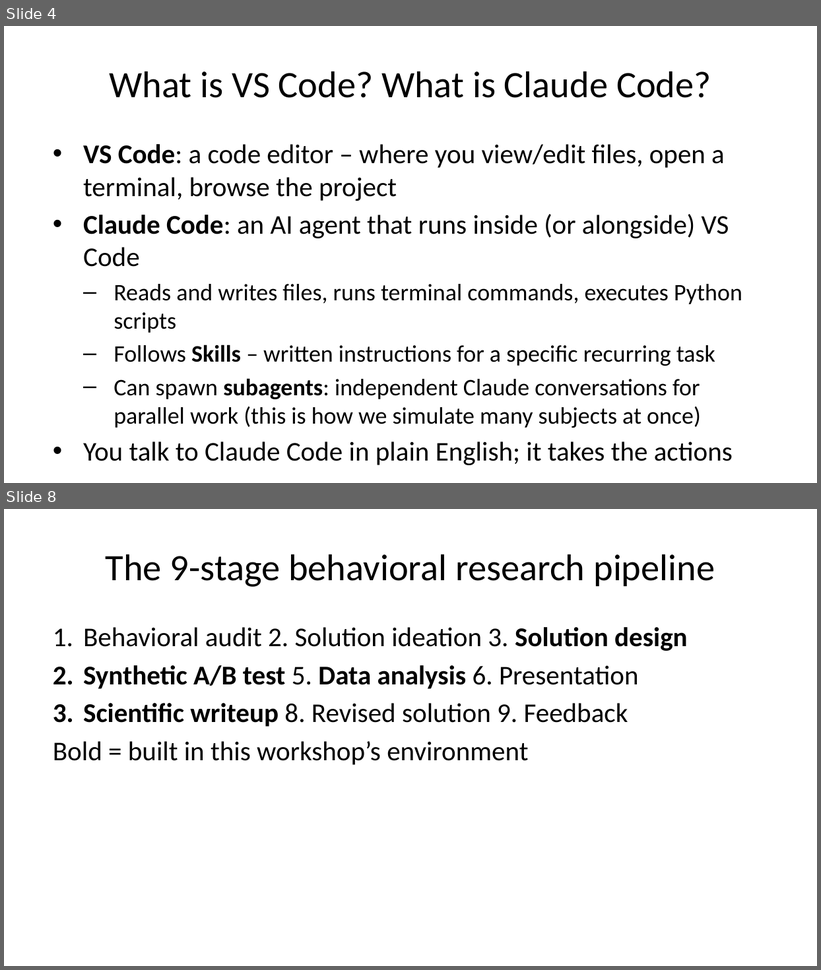
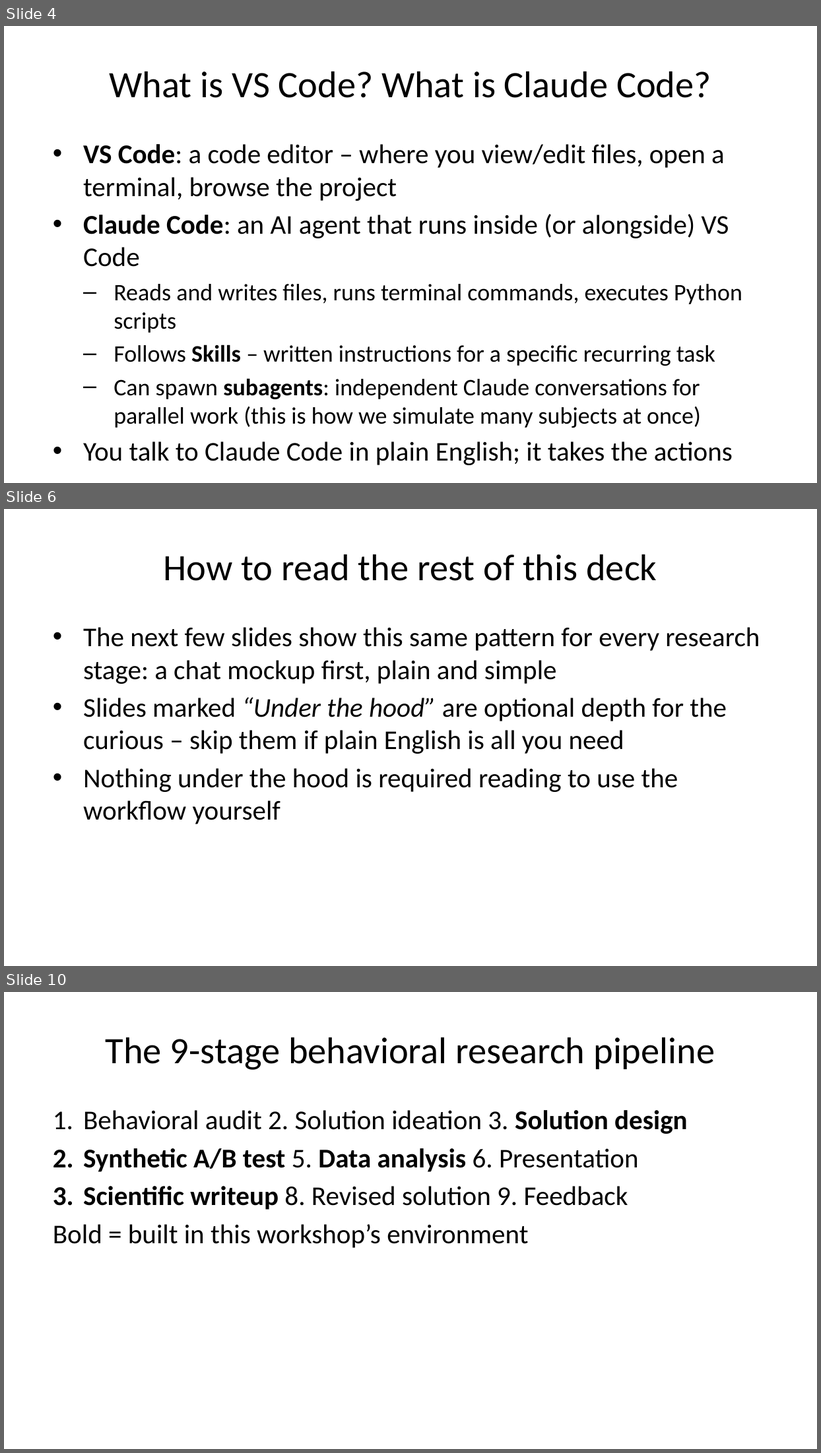
Before and after one commit to prof-stephenshu/behavioral-research-env, a slide deck: presentations/2026-workshop/slides.pptx. Shown one above the other, each under a label of ours: slides 4 and 8 before the commit, slides 4, 6 and 10 after it; the slides between them are not shown. The pictures are 821x970 and 821x1453 pixels, drawn with LibreOffice and Linux fonts; fonts in the diff are those of the drawing. Boxes give left, top, right and bottom in pixels: in the first picture for what was removed or moved away, otherwise in the second. Text is boxed around its words. In the diff, an @@ line names an element or a change of style, - is before the commit and + after.

Commit message:
Layer presentation and workbook: mockup-first, shell/Python as opt-in detail
For an audience that may not know VS Code, Claude Code, shell commands,
or Python, add a screenshot-and-prompt layer ahead of the technical
detail in both deliverables.

assets/make_mockups.py generates 5 illustrative VS Code plus Claude Code
chat mockups, clearly captioned as mockups rather than real screenshots:
environment setup, and each of Stages 3, 4, 5, and 7 with a plain-language
prompt and a plausible reply.

slides.md: each critical section now shows the mockup first, i.e. what
you type and what you get back, with existing command and config detail
slides retitled as under the hood and pushed after the mockup rather
than being the only content. Deck grows from 22 to 28 slides.

workbook.md: same pattern. Mockup image at the top of Section 1 and each
Stage 3.1 to 3.4 subsection, with config and field-reference detail
moved under an explicit under the hood subheading. Grows from 15 to
18 pages.

Fixed a pandoc pptx quirk along the way: mixing an image and a bullet
list under one heading caused pandoc to silently split it into a
second, untitled slide. Fixed by moving short takeaways into image
captions and giving longer explanations their own real heading.

```diff
--- a/presentations/2026-workshop/slides.pptx
+++ b/presentations/2026-workshop/slides.pptx
@@ slide 6 added at bbox=[4, 509, 817, 966], background #FFFFFF @@
@@ title added at bbox=[164, 554, 657, 581], 33 pt, text #000000 @@
+How to read the rest of this deck
@@ text added at bbox=[83, 627, 760, 824], 24 pt, text #000000 @@
+• The next few slides show this same pattern for every research stage: a chat mockup first, plain and simple
+• Slides marked “Under the hood” are optional depth for the curious – skip them if plain English is all you need
+• Nothing under the hood is required reading to use the workflow yourself
@@ what was slide 8 is now slide 10 @@
```
Also in this commit, not shown: 8 slides changed, 5 other slides added, 9 other files.
